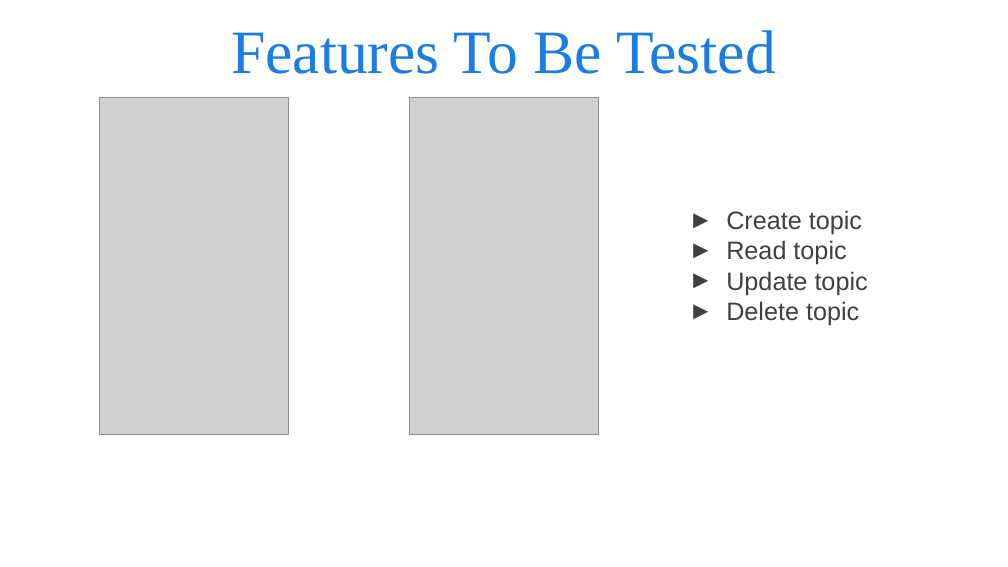
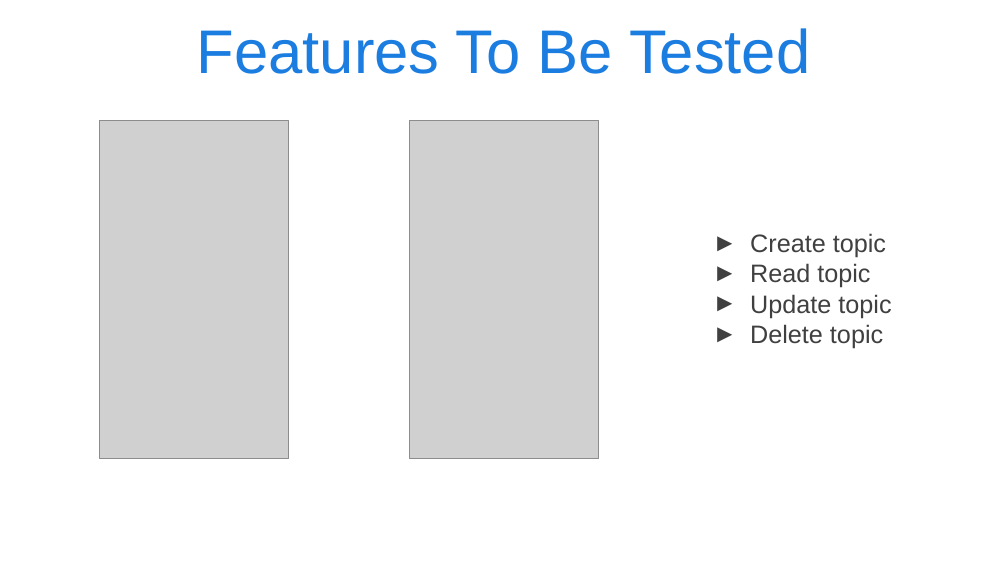
Before and after one commit to andyy0123/STV_finalProject, a slide deck: slide 5 of midterm.pptx. Drawn at 1008x567 pixels with LibreOffice and Linux fonts; fonts in the diff are those of the drawing; grey boxes stand for pictures; background and template pictures are left out. Boxes give left, top, right and bottom in pixels: in the first picture for what was removed or moved away, otherwise in the second. Text is boxed around its words. In the diff, an @@ line names an element or a change of style, - is before the commit and + after.

```diff
--- a/midterm.pptx
+++ b/midterm.pptx
@@ title "Features To Be Tested" at (197,28,810,74): font Times New Roman to Arial @@
@@ picture: place and size @@
-picture at (99,98,288,435)
+picture at (99,121,288,459)
@@ picture: place and size @@
-picture at (409,98,599,435)
+picture at (409,121,599,459)
@@ text "Create topic": place and size @@
-text "Create topic" at (726,210,868,326)
+text "Create topic" at (750,233,891,349)
```
Also in this commit, not shown: 12 other slides changed, 1 slide added, 2 other files.
